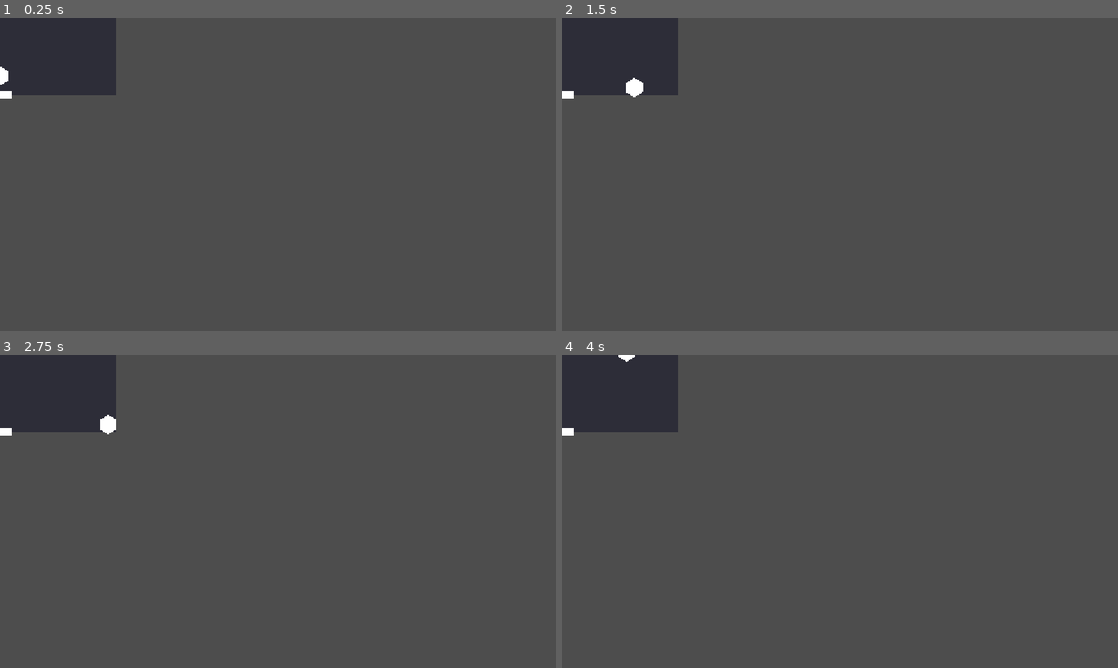
Above: before the commit, frames 1-4 (two rows, left to right).
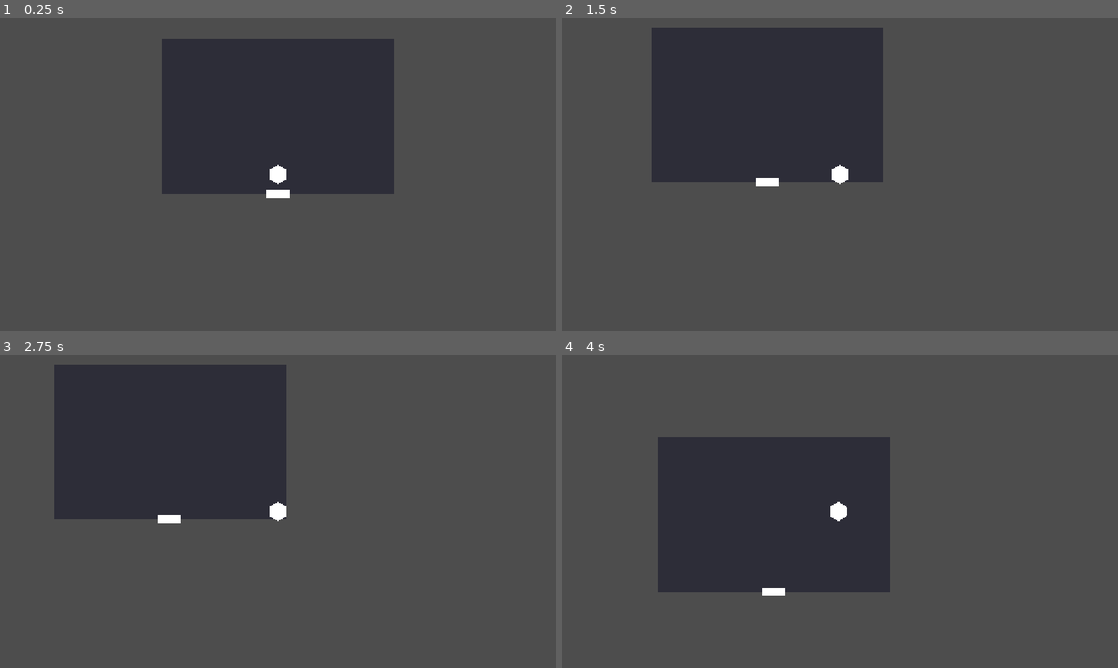
Above: after the commit, the same moments.

Repository: salexume94-pixel/Scripts
Game: Godot game, scene res://scenes/Interior.tscn
The game is run twice, just before and just after one commit, with the same random seed, the same clock (stepped at 60 frames per second) and the same inputs. This scene is started directly instead of the project's main scene.
Inputs:
- Up to frame 1 (0.25 s): no input
- Up to frame 2 (1.5 s): tap Enter at 0.5 s; hold Right (ui_right) 0.53-1.28 s; hold Down (ui_down) from 1.28 s (still down)
- Up to frame 3 (2.75 s): tap Space at 2 s; release Down (ui_down) at 2.03 s; hold Right (ui_right) from 2.03 s (still down)
- Up to frame 4 (4 s): tap Enter at 2.75 s; release Right (ui_right) at 2.78 s; hold Up (ui_up) 2.78-3.53 s; hold Left (ui_left) from 3.53 s (still down)

The runs differ from the first frame. In frame 1, 26% of the frame differs, in the area x 0-71%, y 0-58%; in frame 2, 24%; in frame 3, 21%; in frame 4, 26%.

Commit message:
Add Interior camera and presentation node

Diff:
--- a/scenes/Interior.tscn
+++ b/scenes/Interior.tscn
@@ -3,6 +3,7 @@
 [ext_resource type="PackedScene" path="res://player/Player.tscn" id="1_player"]
 [ext_resource type="Script" path="res://world/interior.gd" id="2_interior"]
 [ext_resource type="PackedScene" path="res://world/Door.tscn" id="3_door"]
+[ext_resource type="Script" path="res://world/interior_presentation.gd" id="4_interior_presentation"]
 
 [node name="Interior" type="Node2D"]
 script = ExtResource("2_interior")
@@ -18,5 +19,10 @@
 target_scene = "res://scenes/World.tscn"
 target_player_position = Vector2(0, -8)
 
+[node name="InteriorPresentation" type="Node2D" parent="."]
+script = ExtResource("4_interior_presentation")
+
+[node name="Camera2D" type="Camera2D" parent="InteriorPresentation"]
+
 [node name="Player" parent="." instance=ExtResource("1_player")]
 position = Vector2(0, 120)
